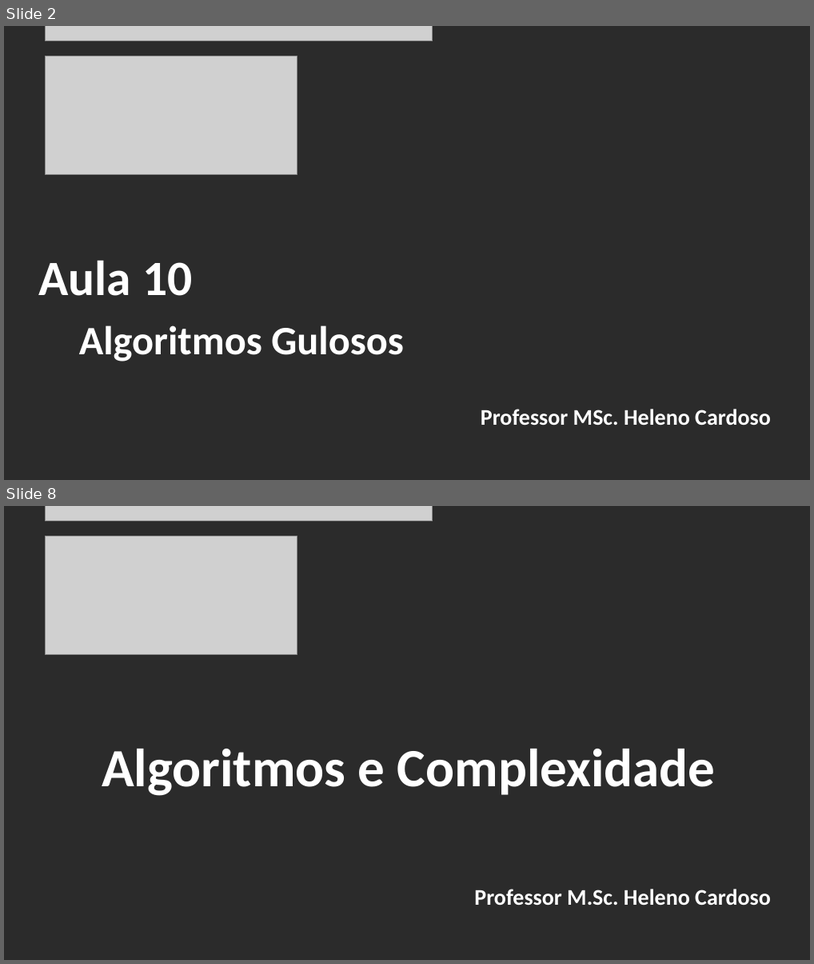
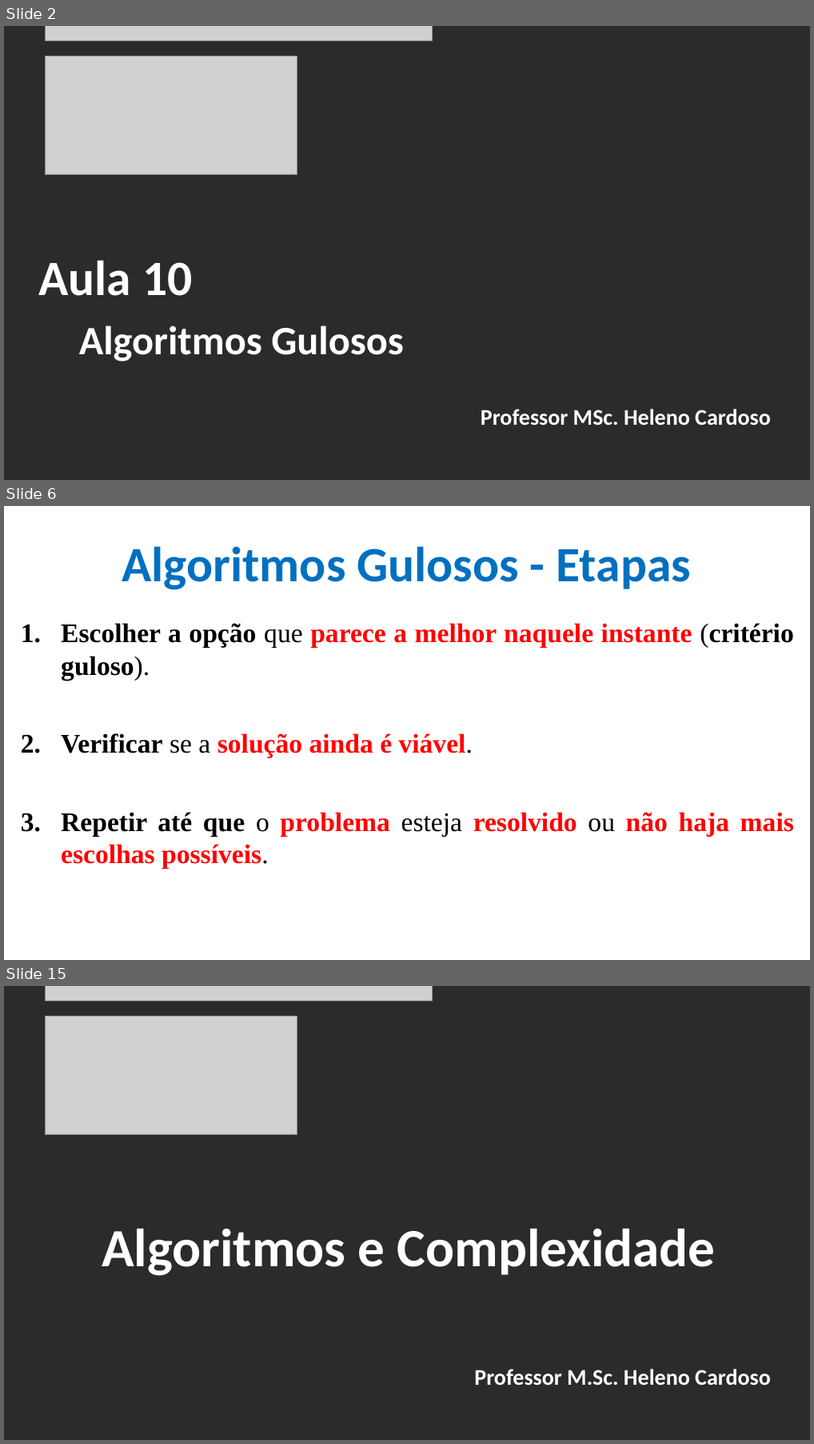
Before and after one commit to CloudEducationBrazil/WydenAlgoritmosEComplexidade, a slide deck: 01 Classes/Aula 10 - Algoritmos e Complexidade - Algoritmos Gulosos.pptx. Shown one above the other, each under a label of ours: slides 2 and 8 before the commit, slides 2, 6 and 15 after it; the slides between them are not shown. The pictures are 814x964 and 814x1444 pixels, drawn with LibreOffice and Linux fonts; fonts in the diff are those of the drawing; grey boxes stand for pictures; background and template pictures are left out; a plain dark background stands for a picture behind light text. Boxes give left, top, right and bottom in pixels: in the first picture for what was removed or moved away, otherwise in the second. Text is boxed around its words. In the diff, an @@ line names an element or a change of style, - is before the commit and + after.

Commit message:
Alg e Compl - Alg Gulosos e Divisão e Conquista 21102025

```diff
--- a/01 Classes/Aula 10 - Algoritmos e Complexidade - Algoritmos Gulosos.pptx
+++ b/01 Classes/Aula 10 - Algoritmos e Complexidade - Algoritmos Gulosos.pptx
@@ slide 6 added at bbox=[4, 506, 810, 960], background picture (left out) @@
@@ title added at bbox=[122, 546, 691, 590], 44 pt, text #0070C0, bold @@
+Algoritmos Gulosos - Etapas
@@ text added at bbox=[61, 623, 794, 868], 24 pt, text #FF0000, bold @@
+1. Escolher a opção que parece a melhor naquele instante (critério guloso).
+2. Verificar se a solução ainda é viável.
+3. Repetir até que o problema esteja resolvido ou não haja mais escolhas possíveis.
@@ what was slide 8 is now slide 15 @@
```
Also in this commit, not shown: 4 slides changed, 7 other slides added, 1 slide removed, 21 other files.
